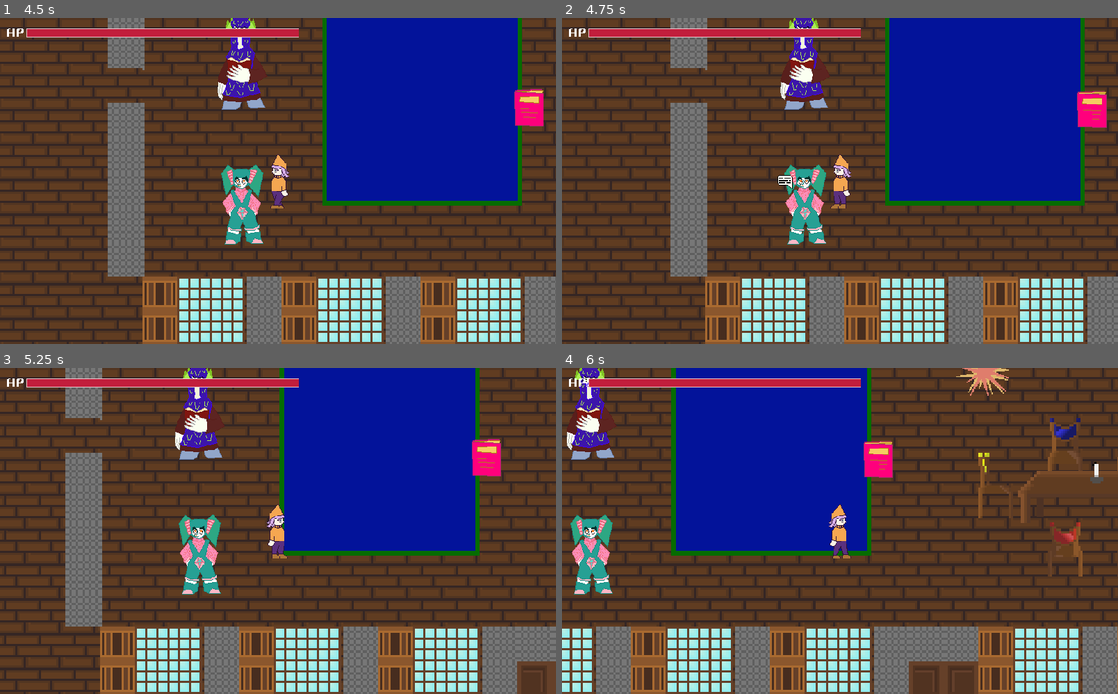
Above: before the commit, frames 1-4 (two rows, left to right).
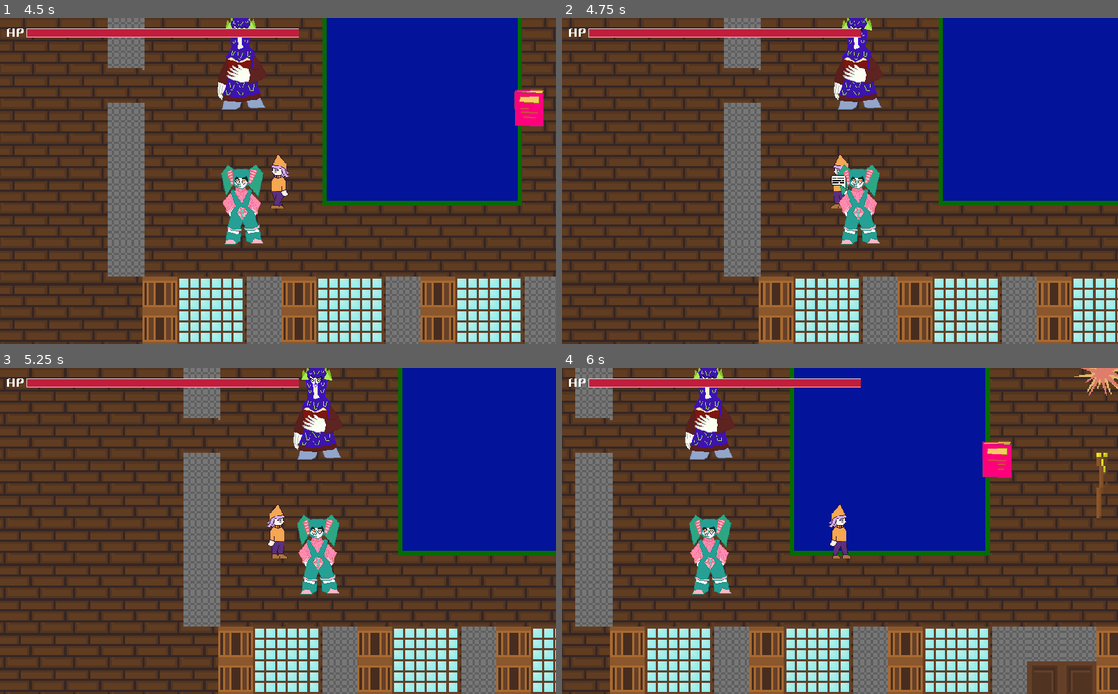
Above: after the commit, the same moments.

Repository: InKeaton/TheLibrarian
Game: Godot game, scene res://main.tscn
Two runs of this game, one before a commit and one after it. Both use one fixed random seed, a clock stepped at 60 frames per second and the inputs below. Sound files missing from this copy of the repository are replaced by a short silence.
Inputs:
- Up to frame 1 (4.5 s): hold Right (choice_right_down) 0.53-2.78 s; tap Z (talk) at 0.6, 1.55, 2.1, 2.85, 3.8, 4.35 s; tap X (sprint) at 1.35, 3.6 s; hold Left (choice_left_up) from 2.78 s (still down)
- Up to frame 2 (4.75 s): keep holding Left (choice_left_up)
- Up to frame 3 (5.25 s): release Left (choice_left_up) at 5.03 s; hold Right (choice_right_down) from 5.03 s (still down); tap Z (talk) at 5.1 s
- Up to frame 4 (6 s): keep holding Right (choice_right_down); tap X (sprint) at 5.85 s

Frame 1 is identical in both runs. In frame 2, 42% of the frame differs, in the area x 0-100%, y 0-100%; in frame 3, 47%; in frame 4, 52%.

Commit message:
FIX: started workning on new interlocutor system

Diff:
--- a/NPC/NPC.tscn
+++ b/NPC/NPC.tscn
@@ -5,6 +5,8 @@
 
 [node name="NPC" type="StaticBody2D" groups=["Character"]]
 position = Vector2( 551, 431 )
+collision_layer = 2
+collision_mask = 2
 script = ExtResource( 2 )
 
 [node name="Hitbox" type="CollisionShape2D" parent="."]
--- a/Player/Player.gd
+++ b/Player/Player.gd
@@ -18,6 +18,8 @@
 var _sprint = 0
 # variabili temporanee per implementare il dialogo
 var _is_in_dialogue = false
+# testing
+var _nearest_interlocutor
 # segnale variazione salute
 signal health_changed( new_health )
 # segnale poter parlare
@@ -101,6 +103,21 @@
 			$AnimatedSprite.set_modulate(Color(1, 1, 1, 0.5))
 			print(_health)
 
+# trova la persona più vicina con cui parlare
+func check_nearest_interlocutor():
+	var areas: Array = $Speakbox.get_overlapping_bodies()
+	var shortest_distance : float = INF
+	var next_nearest_interlocutor = null
+
+	for area in areas:
+		var distance : float = area.global_position.distance_to(global_position)
+		if distance < shortest_distance:
+			shortest_distance = distance
+			next_nearest_interlocutor = area
+	if next_nearest_interlocutor != _nearest_interlocutor or not is_instance_valid(next_nearest_interlocutor):
+		_nearest_interlocutor = next_nearest_interlocutor
+		emit_signal("can_talk", _nearest_interlocutor)
+
 # funzione principale che avviene una volta a frame
 func _process(_delta):
 	# sezione dedicata al movimento
@@ -115,6 +132,8 @@
 		move_and_slide(velocity)
 		# consideriamo ogni collisione
 		computeCollisions()
+		# testing: controlla quale è l'interlocutore più vicino
+		check_nearest_interlocutor()
 	# temporaneo: controlla se mettere a schermo intero
 	if Input.is_action_pressed("toggle_fullscreen"): OS.window_fullscreen = !OS.window_fullscreen
 	# comunichiamo al dialogue manager che vogliamo
@@ -133,17 +152,11 @@
 
 # in caso si possa parlare, invia l'interlocutore al DialogueManager
 func _on_Speakbox_body_entered(body):
-	if body.is_in_group("Character") && !_is_in_dialogue:
-		emit_signal("can_talk", body)
-	if body.is_in_group("collectable"):
-		connect("collect", body, "on_body_collected")
-		emit_signal("collect")
-
+	pass
 
 # in caso non si possa più parlare, invia null al DialogueManager
 func _on_Speakbox_body_exited(body):
-	if body.is_in_group("Character"):
-		emit_signal("can_talk", null)
+	pass
 
 # quando iniza una dialogo, viene comunicato, bloccando il movimento
 func _on_DialogueManager_dialogue_started():
--- a/Player/Player.tscn
+++ b/Player/Player.tscn
@@ -89,6 +89,8 @@
 script = ExtResource( 2 )
 
 [node name="Speakbox" type="Area2D" parent="."]
+collision_layer = 2
+collision_mask = 2
 
 [node name="CollisionShape2D" type="CollisionShape2D" parent="Speakbox"]
 modulate = Color( 0, 0.996078, 0.0392157, 1 )
--- a/main.tscn
+++ b/main.tscn
@@ -83,14 +83,14 @@
 [node name="Damage" parent="." instance=ExtResource( 7 )]
 position = Vector2( 905, 103 )
 
+[node name="Collectable" parent="." instance=ExtResource( 5 )]
+position = Vector2( 713, 267 )
+
 [node name="HUD" parent="." instance=ExtResource( 4 )]
 
 [node name="DialogueManager" parent="." instance=ExtResource( 6 )]
 
 [node name="SaveManager" parent="." instance=ExtResource( 1 )]
-
-[node name="Collectable" parent="." instance=ExtResource( 5 )]
-position = Vector2( 713, 267 )
 
 [connection signal="can_talk" from="Player" to="DialogueManager" method="_on_Player_can_talk"]
 [connection signal="change_choice" from="Player" to="DialogueManager" method="_on_Player_change_choice"]
